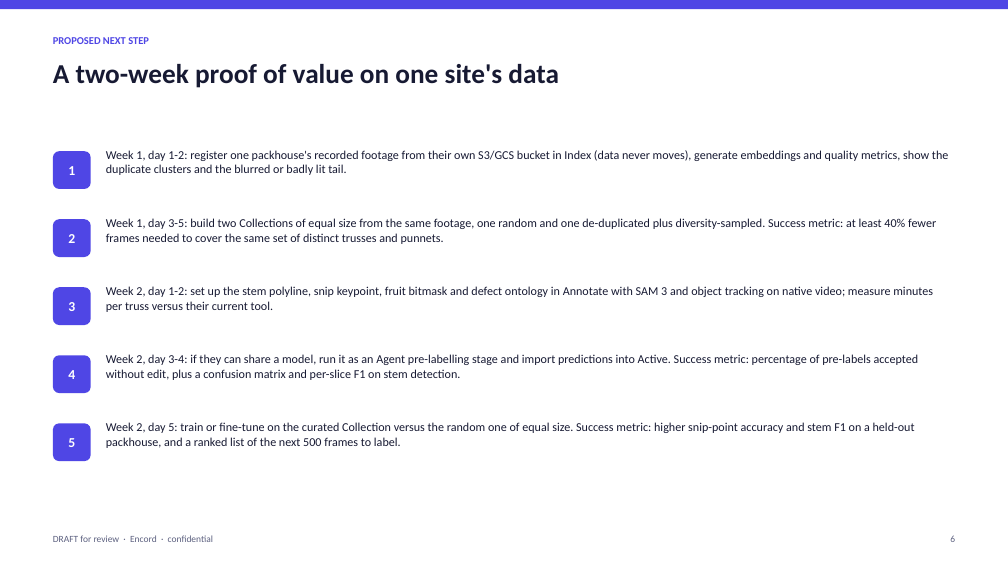
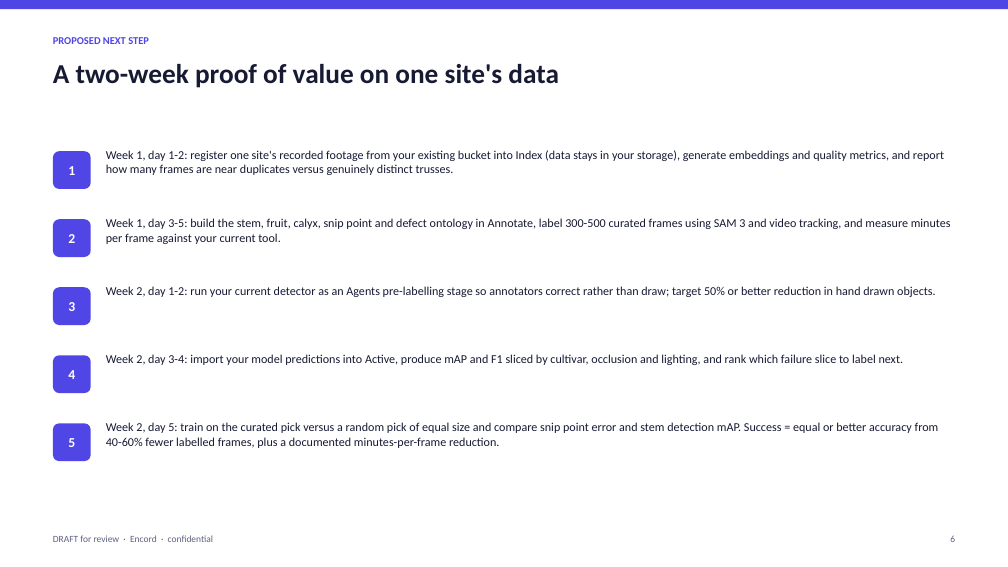
Before and after one commit to qaisak/signal-desk, a slide deck: slide 6 of docs/briefs/wootzano.pptx. Drawn at 1008x567 pixels with LibreOffice and Linux fonts; fonts in the diff are those of the drawing. Boxes give left, top, right and bottom in pixels: in the first picture for what was removed or moved away, otherwise in the second. Text is boxed around its words. In the diff, an @@ line names an element or a change of style, - is before the commit and + after.

```diff
--- a/docs/briefs/wootzano.pptx
+++ b/docs/briefs/wootzano.pptx
@@ text at [106, 150, 944, 175]: text changed @@
-Week 1, day 1-2: register one packhouse's recorded footage from their own S3/GCS bucket in Index (data never moves), generate embeddings and quality metrics, show the duplicate clusters and the blurred or badly lit tail.
+Week 1, day 1-2: register one site's recorded footage from your existing bucket into Index (data stays in your storage), generate embeddings and quality metrics, and report how many frames are near duplicates versus genuinely distinct trusses.
@@ text at [106, 218, 951, 244]: text changed @@
-Week 1, day 3-5: build two Collections of equal size from the same footage, one random and one de-duplicated plus diversity-sampled. Success metric: at least 40% fewer frames needed to cover the same set of distinct trusses and punnets.
+Week 1, day 3-5: build the stem, fruit, calyx, snip point and defect ontology in Annotate, label 300-500 curated frames using SAM 3 and video tracking, and measure minutes per frame against your current tool.
@@ text at [106, 286, 936, 297]: text changed @@
-Week 2, day 1-2: set up the stem polyline, snip keypoint, fruit bitmask and defect ontology in Annotate with SAM 3 and object tracking on native video; measure minutes per truss versus their current tool.
+Week 2, day 1-2: run your current detector as an Agents pre-labelling stage so annotators correct rather than draw; target 50% or better reduction in hand drawn objects.
@@ text at [106, 354, 904, 365]: text changed @@
-Week 2, day 3-4: if they can share a model, run it as an Agent pre-labelling stage and import predictions into Active. Success metric: percentage of pre-labels accepted without edit, plus a confusion matrix and per-slice F1 on stem detection.
+Week 2, day 3-4: import your model predictions into Active, produce mAP and F1 sliced by cultivar, occlusion and lighting, and rank which failure slice to label next.
@@ text at [106, 422, 939, 448]: text changed @@
-Week 2, day 5: train or fine-tune on the curated Collection versus the random one of equal size. Success metric: higher snip-point accuracy and stem F1 on a held-out packhouse, and a ranked list of the next 500 frames to label.
+Week 2, day 5: train on the curated pick versus a random pick of equal size and compare snip point error and stem detection mAP. Success = equal or better accuracy from 40-60% fewer labelled frames, plus a documented minutes-per-frame reduction.
```
Also in this commit, not shown: 6 other slides changed, 9 other files.
